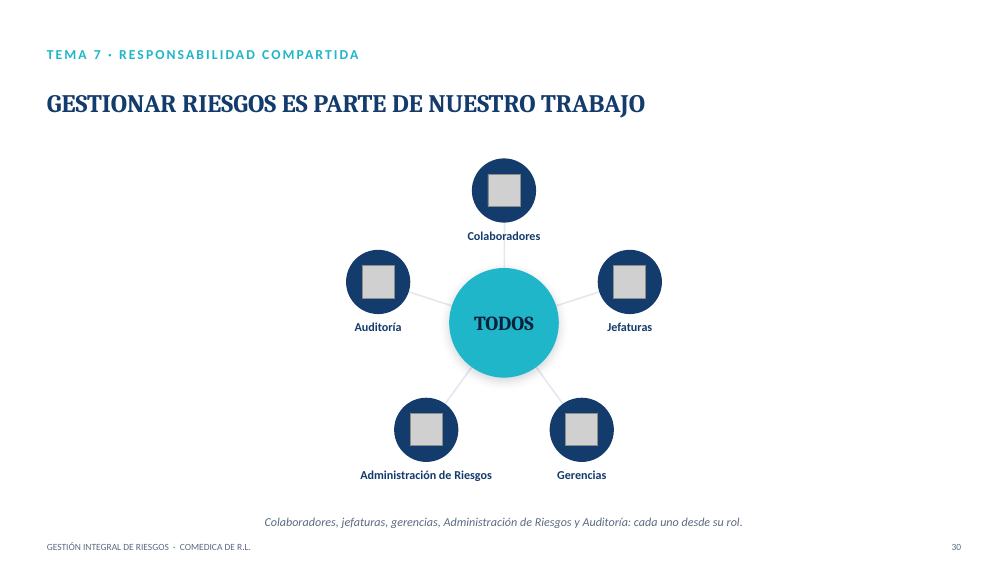
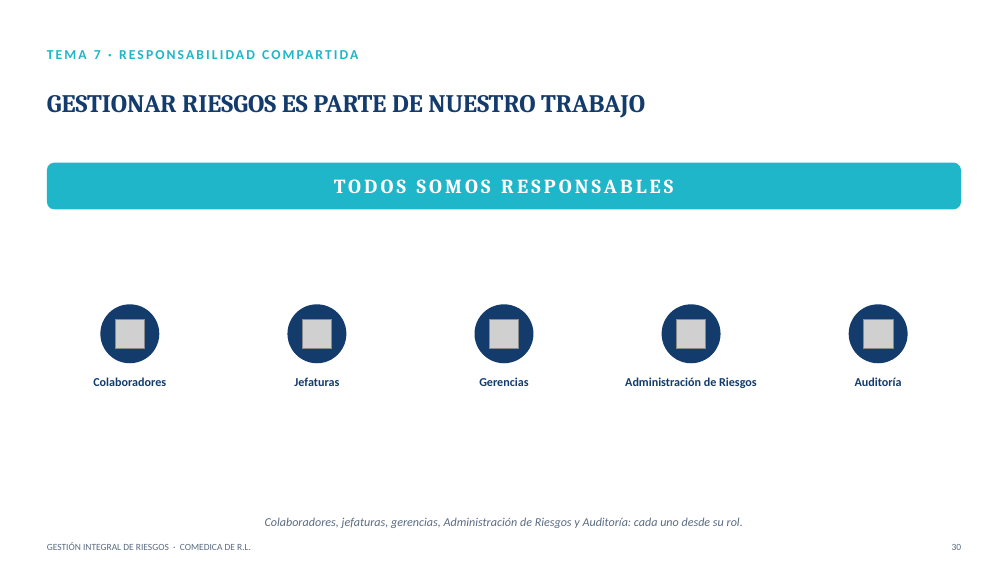
Before and after one commit to menjivar201280/riesgo, a slide deck: slide 30 of capacitacion-riesgos-2025/CAPACITACION_RIESGOS_2025.pptx. Drawn at 1008x567 pixels with LibreOffice and Linux fonts; fonts in the diff are those of the drawing; grey boxes stand for pictures. Boxes give left, top, right and bottom in pixels: in the first picture for what was removed or moved away, otherwise in the second. Text is boxed around its words. In the diff, an @@ line names an element or a change of style, - is before the commit and + after.

```diff
--- a/capacitacion-riesgos-2025/CAPACITACION_RIESGOS_2025.pptx
+++ b/capacitacion-riesgos-2025/CAPACITACION_RIESGOS_2025.pptx
@@ rounded rectangle added at (x1=47, y1=163, x2=961, y2=209), fill #1FB6C9 @@
@@ text added at (x1=334, y1=179, x2=673, y2=194), 19 pt, text #FFFFFF, bold @@
+TODOS SOMOS RESPONSABLES
@@ ellipse removed at (x1=472, y1=159, x2=536, y2=223) @@
@@ line removed from (504, 323) to (505, 191) @@
@@ line removed from (504, 323) to (378, 282) @@
@@ line removed from (504, 323) to (630, 282) @@
@@ ellipse resized from (x1=550, y1=398, x2=614, y2=462) to (x1=101, y1=305, x2=160, y2=364) @@
@@ picture moved from (x1=488, y1=175, x2=520, y2=206) to (x1=115, y1=319, x2=144, y2=349) @@
@@ ellipse resized from (x1=346, y1=250, x2=411, y2=314) to (x1=287, y1=305, x2=346, y2=364) @@
@@ picture moved from (x1=614, y1=266, x2=646, y2=298) to (x1=302, y1=319, x2=332, y2=349) @@
@@ line removed from (504, 323) to (426, 430) @@
@@ text removed at (x1=474, y1=316, x2=533, y2=330) @@
-TODOS
@@ ellipse resized from (x1=449, y1=268, x2=559, y2=377) to (x1=475, y1=305, x2=534, y2=364) @@
@@ ellipse at (x1=475, y1=305, x2=534, y2=364): fill #1FB6C9 to #133B6C; shadow off @@
@@ picture moved from (x1=566, y1=414, x2=597, y2=445) to (x1=489, y1=319, x2=519, y2=349) @@
@@ line removed from (504, 323) to (582, 430) @@
@@ ellipse resized from (x1=598, y1=250, x2=662, y2=314) to (x1=662, y1=305, x2=721, y2=364) @@
@@ picture moved from (x1=411, y1=414, x2=442, y2=445) to (x1=677, y1=319, x2=706, y2=349) @@
@@ ellipse resized from (x1=394, y1=398, x2=458, y2=462) to (x1=849, y1=305, x2=908, y2=364) @@
@@ picture moved from (x1=362, y1=266, x2=394, y2=298) to (x1=864, y1=319, x2=893, y2=349) @@
@@ text "Colaboradores" moved from (x1=468, y1=231, x2=541, y2=240) to (x1=93, y1=377, x2=166, y2=386) @@
@@ text "Jefaturas" moved from (x1=607, y1=322, x2=652, y2=331) to (x1=294, y1=377, x2=339, y2=386) @@
@@ text "Gerencias" moved from (x1=557, y1=470, x2=606, y2=479) to (x1=479, y1=377, x2=528, y2=386) @@
@@ text "Administración de Riesgos" moved from (x1=360, y1=470, x2=492, y2=481) to (x1=625, y1=377, x2=757, y2=388) @@
@@ line spacing 0.95 to 0.98 in 5 elements at (x1=479, y1=377, x2=528, y2=386), (x1=93, y1=377, x2=166, y2=386), (x1=294, y1=377, x2=339, y2=386), (x1=625, y1=377, x2=757, y2=388), (x1=855, y1=377, x2=902, y2=386) @@
@@ text "Auditoría" moved from (x1=355, y1=322, x2=402, y2=331) to (x1=855, y1=377, x2=902, y2=386) @@
```
Also in this commit, not shown: 6 other slides changed.
